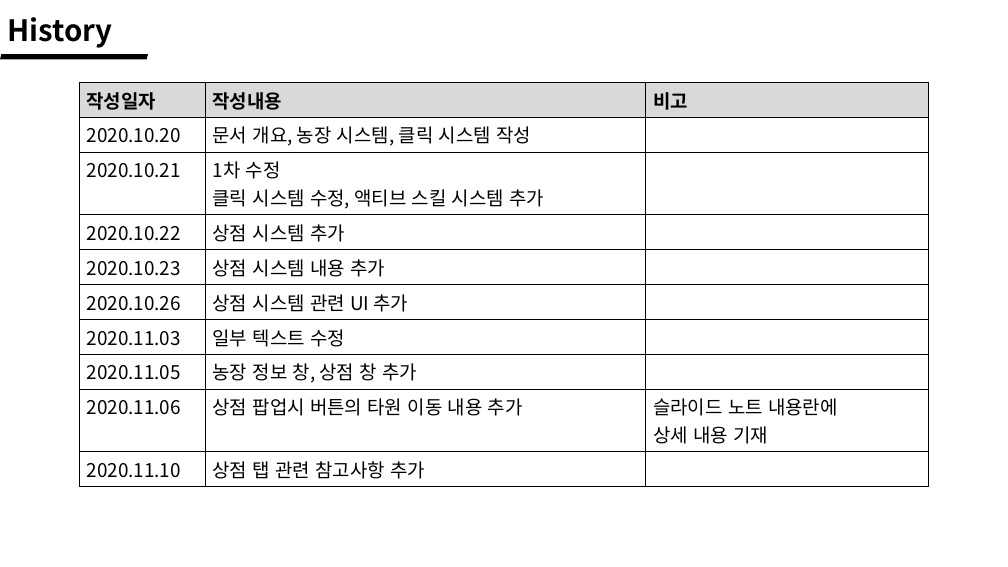
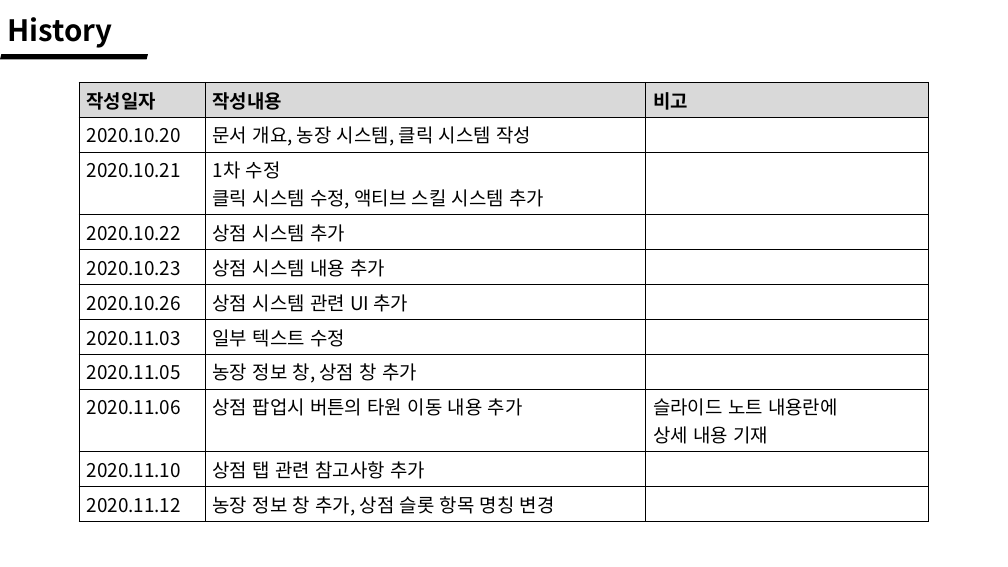
Before and after one commit to wlrud753/CarryCarrot, a slide deck: slide 2 of 기획서/당근키우기 시스템.pptx. Drawn at 1008x567 pixels with LibreOffice and Linux fonts; fonts in the diff are those of the drawing. Boxes give left, top, right and bottom in pixels: in the first picture for what was removed or moved away, otherwise in the second. Text is boxed around its words. In the diff, an @@ line names an element or a change of style, - is before the commit and + after.

```diff
--- a/기획서/당근키우기 시스템.pptx
+++ b/기획서/당근키우기 시스템.pptx
@@ table at <box>79,82,930,520</box> @@
+row 11: 2020.11.12 | 농장 정보 창 추가, 상점 슬롯 항목 명칭 변경 | 
```
Also in this commit, not shown: 2 other slides changed, 1 other file.
